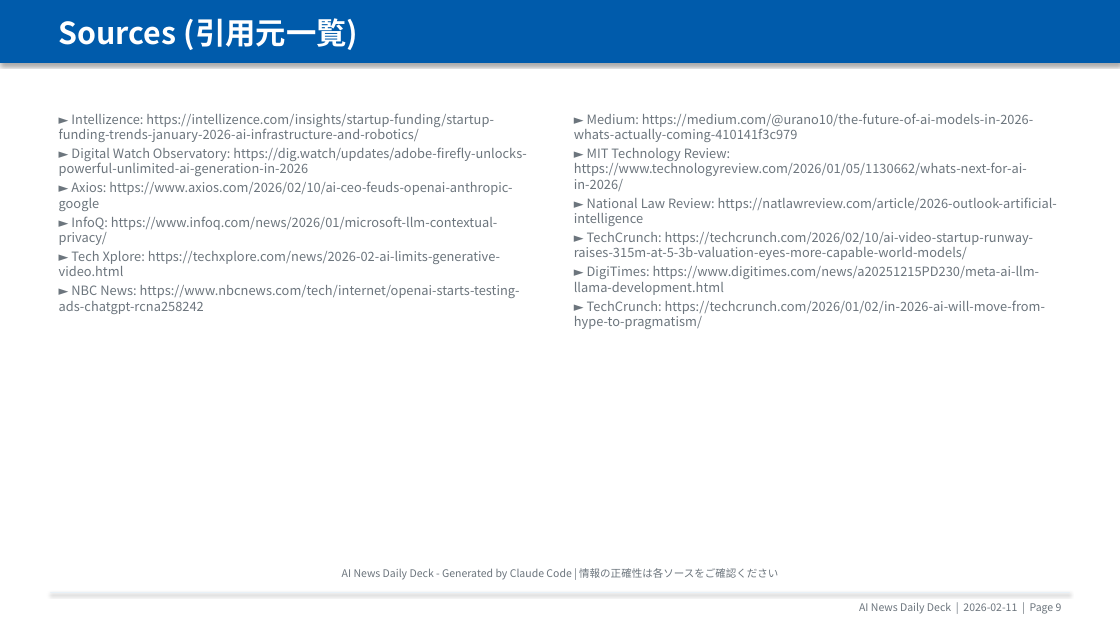
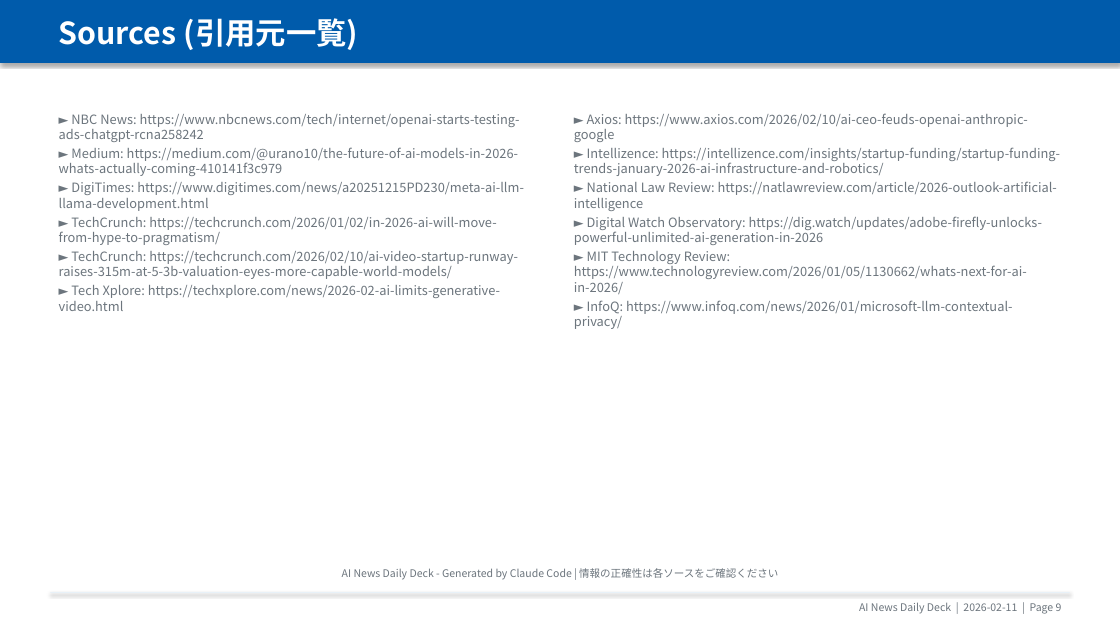
Before and after one commit to chel2311/ai-news-deck-reports, a slide deck: slide 10 of 2026-02-11/report.pptx. Drawn at 1120x630 pixels with LibreOffice and Linux fonts; fonts in the diff are those of the drawing. Boxes give left, top, right and bottom in pixels: in the first picture for what was removed or moved away, otherwise in the second. Text is boxed around its words. In the diff, an @@ line names an element or a change of style, - is before the commit and + after.

```diff
--- a/2026-02-11/report.pptx
+++ b/2026-02-11/report.pptx
@@ text at [59, 114, 524, 279]: text changed @@
-► Intellizence: https://intellizence.com/insights/startup-funding/startup-funding-trends-january-2026-ai-infrastructure-and-robotics/
-► Digital Watch Observatory: https://dig.watch/updates/adobe-firefly-unlocks-powerful-unlimited-ai-generation-in-2026
-► Axios: https://www.axios.com/2026/02/10/ai-ceo-feuds-openai-anthropic-google
-► InfoQ: https://www.infoq.com/news/2026/01/microsoft-llm-contextual-privacy/
+► NBC News: https://www.nbcnews.com/tech/internet/openai-starts-testing-ads-chatgpt-rcna258242
+► Medium: https://medium.com/@urano10/the-future-of-ai-models-in-2026-whats-actually-coming-410141f3c979
+► DigiTimes: https://www.digitimes.com/news/a20251215PD230/meta-ai-llm-llama-development.html
+► TechCrunch: https://techcrunch.com/2026/01/02/in-2026-ai-will-move-from-hype-to-pragmatism/
+► TechCrunch: https://techcrunch.com/2026/02/10/ai-video-startup-runway-raises-315m-at-5-3b-valuation-eyes-more-capable-world-models/
@@ text at [574, 113, 1060, 245]: text changed @@
-► Medium: https://medium.com/@urano10/the-future-of-ai-models-in-2026-whats-actually-coming-410141f3c979
+► Axios: https://www.axios.com/2026/02/10/ai-ceo-feuds-openai-anthropic-google
+► Intellizence: https://intellizence.com/insights/startup-funding/startup-funding-trends-january-2026-ai-infrastructure-and-robotics/
+► National Law Review: https://natlawreview.com/article/2026-outlook-artificial-intelligence
+► Digital Watch Observatory: https://dig.watch/updates/adobe-firefly-unlocks-powerful-unlimited-ai-generation-in-2026
@@ text at [59, 285, 520, 314]: paragraph removed @@
-► NBC News: https://www.nbcnews.com/tech/internet/openai-starts-testing-ads-chatgpt-rcna258242
@@ text at [574, 300, 1013, 329]: text changed @@
-► National Law Review: https://natlawreview.com/article/2026-outlook-artificial-intelligence
-► TechCrunch: https://techcrunch.com/2026/02/10/ai-video-startup-runway-raises-315m-at-5-3b-valuation-eyes-more-capable-world-models/
-► DigiTimes: https://www.digitimes.com/news/a20251215PD230/meta-ai-llm-llama-development.html
-► TechCrunch: https://techcrunch.com/2026/01/02/in-2026-ai-will-move-from-hype-to-pragmatism/
+► InfoQ: https://www.infoq.com/news/2026/01/microsoft-llm-contextual-privacy/
```
Also in this commit, not shown: 10 other files.
